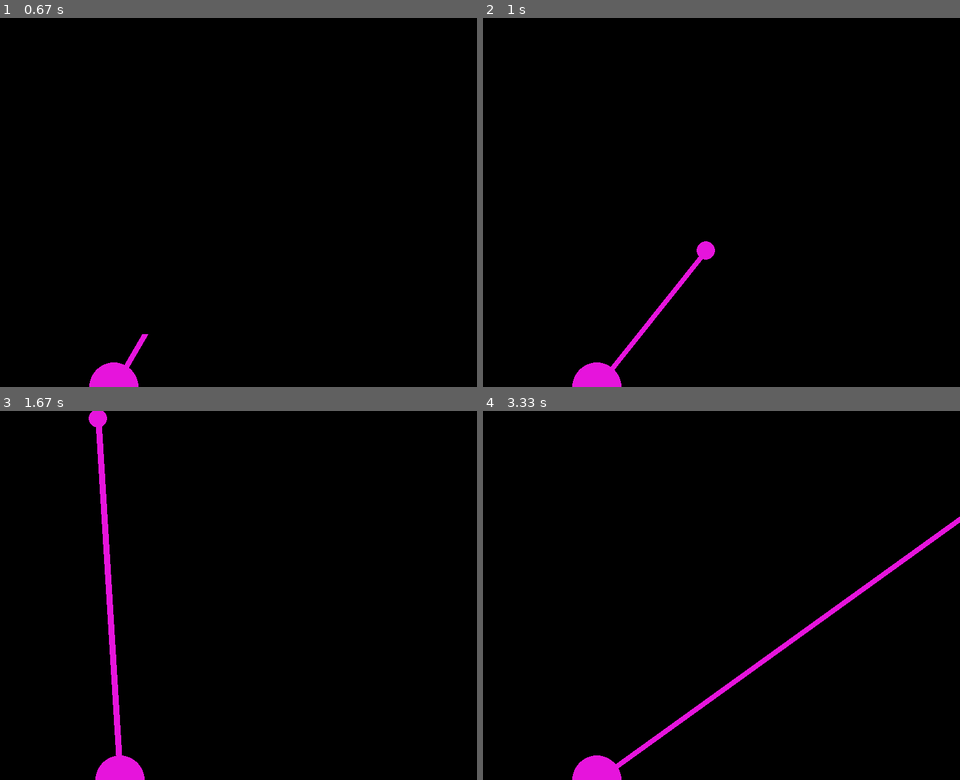
Above: before the commit, frames 1-4 (two rows, left to right).
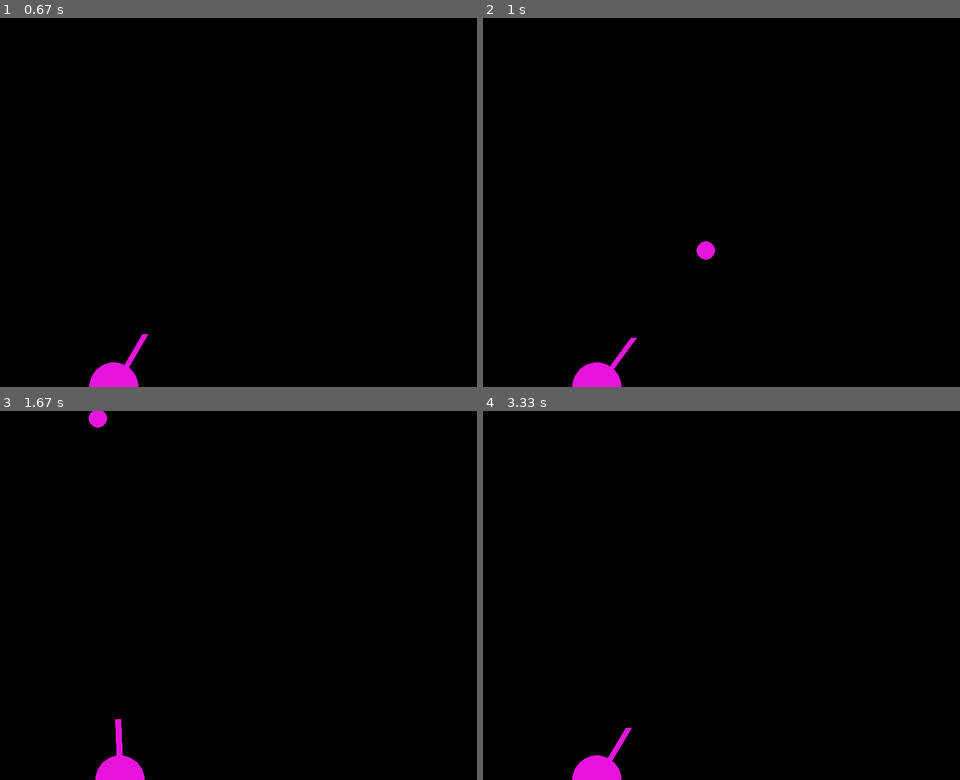
Above: after the commit, the same moments.

Repository: Pleshakova/pygame_projects
Game: pygame game, started from cannon_game/model.py
Same seed, same stepped clock (60 frames per second), same inputs: the game is played once before the commit and once after it.
Inputs (mouse positions are in pixels of both pictures, inside the frame that each line leads up to):
- Up to frame 1 (0.67 s): hold Right from 0.33 s (still down); move the mouse to (214, 217) at 0.37 s
- Up to frame 2 (1 s): release Right at 0.8 s; click (716, 224) at 0.9 s
- Up to frame 3 (1.67 s): hold Right 1.17-1.63 s; click (114, 599) at 1.27 s
- Up to frame 4 (3.33 s): hold Left 1.67-2.2 s; click (759, 676) at 1.77 s; hold Left 2.23-2.63 s; move the mouse to (564, 540) at 2.27 s; click (564, 540) at 2.33 s; hold Right 2.67-3.3 s; click (783, 466) at 2.77 s

Frame 1 is identical in both runs. In frame 2, 0.3% of the frame differs, in the area x 26-47%, y 64-96%; in frame 3, 1.1%; in frame 4, 1.3%, in the area x 26-100%, y 28-97%.

Commit message:
Version 2. Fixed Version 1.

Diff:
--- a/cannon_game/model.py
+++ b/cannon_game/model.py
@@ -46,7 +46,7 @@
     def __init__(self):
         super().__init__()
         self.angle = math.pi / 2
-        self.coord = self.gun_coord()
+        self.coord = []
         self.pow = 0
 
     def gun_angle(self, other_x, other_y):
@@ -66,16 +66,14 @@
         self.coord = []
         self.coord.append(self.x + int(self.length * math.cos(self.angle)))
         self.coord.append(self.y - int(self.length * math.sin(self.angle)))
-        print(self.coord)
         return self.coord
 
     def move(self, speed):
         self.x += speed
-        self.coord = self.gun_coord()
+        self.gun_coord()
 
     def show(self):
-        print(self.coord)
-        pygame.draw.line(screen, color, (self.x, self.y), self.coord, self.width)
+        pygame.draw.line(screen, color, (self.x, self.y), self.gun_coord(), self.width) # TODO why not self.coord?
 
     def fire(self):
         """
@@ -151,11 +149,12 @@
     def move(self):
         for shell in self.shells:
             shell.move()
-            shell.show()
 
-    def game_process(self):
+    def game_show(self):
         self.cannon.show()
         self.gun.show()
+        for shell in self.shells:
+            shell.show()
 
 
 def main():
@@ -164,7 +163,7 @@
         clock.tick(20)
         mng.event_handler()
         mng.move()
-        mng.game_process()
+        mng.game_show()
         pygame.display.flip()
         screen.fill(BLACK)
 
